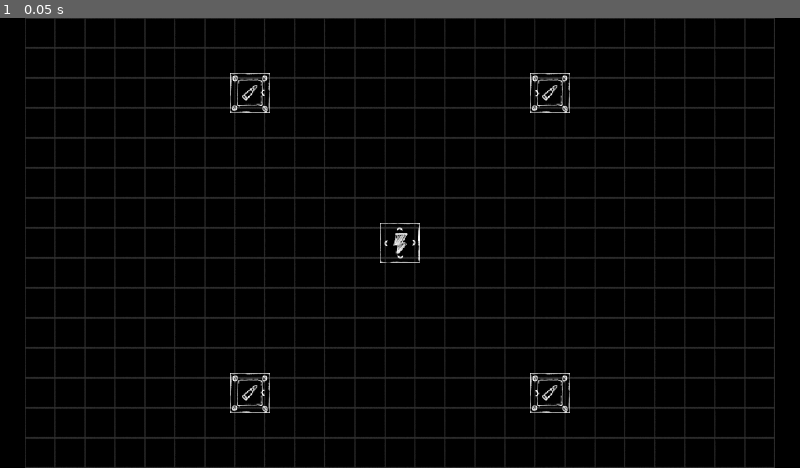
Above: before the commit, frame 1.
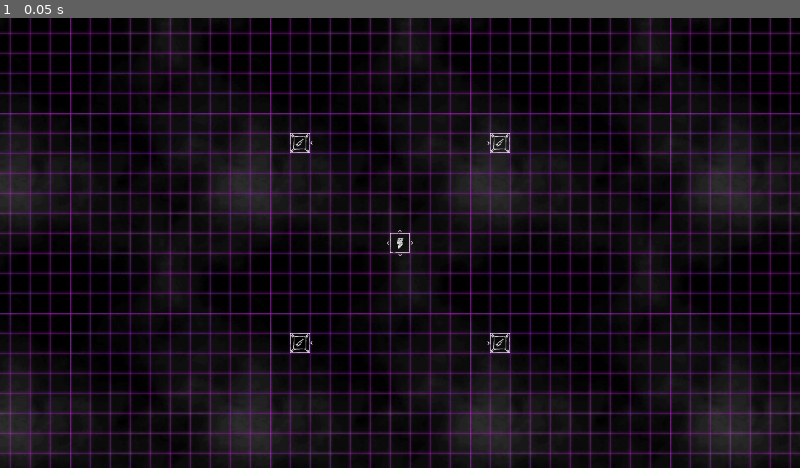
Above: after the commit, the same moment.

Repository: RafeHall/lame_jam
Game: Godot game, scene res://menus/circuit_board/circuit_board_menu.tscn
Two runs of this game, one before a commit and one after it. Both use one fixed random seed, a clock stepped at 60 frames per second and the inputs below.
Inputs:
- Up to frame 1 (0.05 s): no input

The runs differ from the first frame. In frame 1, 37% of the frame differs, in the area x 0-100%, y 0-100%.

Commit message:
Added overworld, overworld menu and game menu

Diff:
--- a/menus/circuit_board/circuit_board.gd
+++ b/menus/circuit_board/circuit_board.gd
@@ -39,6 +39,8 @@
 	place_component(Vector2i(TURRET_OFFSET, -TURRET_OFFSET), components.turret, Component.Side.RIGHT);
 	place_component(Vector2i(-TURRET_OFFSET, -TURRET_OFFSET), components.turret, Component.Side.LEFT);
 	place_component(Vector2i(-TURRET_OFFSET, TURRET_OFFSET), components.turret, Component.Side.LEFT);
+
+#	place_wire();
 
 
 func valid_component_placement(coord: Vector2i, component: Component, direction: Component.Side = Component.Side.UP) -> bool:
--- a/menus/circuit_board/circuit_board.tscn
+++ b/menus/circuit_board/circuit_board.tscn
@@ -1,18 +1,323 @@
-[gd_scene load_steps=6 format=3 uid="uid://ccyu05nqo6vqk"]
-
+[gd_scene load_steps=7 format=3 uid="uid://ccyu05nqo6vqk"]
+
+[ext_resource type="Texture2D" uid="uid://boreltwg2tkvh" path="res://sprites/player/ui/grid2.png" id="1_wbx28"]
 [ext_resource type="Script" path="res://menus/circuit_board/circuit_board.gd" id="2_4ey3b"]
+[ext_resource type="Texture2D" uid="uid://cffbp8jdj5ytk" path="res://sprites/player/ui/grid1.png" id="2_syhgd"]
 [ext_resource type="PackedScene" uid="uid://gjkl0800j2pj" path="res://components/ports/input_port.tscn" id="3_8vcd8"]
 [ext_resource type="Resource" uid="uid://b2oiaj6phhovw" path="res://components/components.tres" id="3_dponn"]
 [ext_resource type="PackedScene" uid="uid://d3jd1qqbty6jb" path="res://components/ports/output_port.tscn" id="4_6l88j"]
-[ext_resource type="Texture2D" uid="uid://dpsfkjrelxqdg" path="res://components/testing_background.png" id="5_86pvk"]
 
 [node name="CircuitBoard" type="Node"]
 
-[node name="TestingBackground" type="Sprite2D" parent="."]
-texture = ExtResource("5_86pvk")
+[node name="Background" type="Node2D" parent="."]
+
+[node name="Grid2" type="Sprite2D" parent="Background"]
+position = Vector2(-32, -32)
+texture = ExtResource("1_wbx28")
+
+[node name="Grid6" type="Sprite2D" parent="Background"]
+position = Vector2(736, -32)
+texture = ExtResource("1_wbx28")
+
+[node name="Grid7" type="Sprite2D" parent="Background"]
+position = Vector2(736, 736)
+texture = ExtResource("1_wbx28")
+
+[node name="Grid8" type="Sprite2D" parent="Background"]
+position = Vector2(-32, 736)
+texture = ExtResource("1_wbx28")
+
+[node name="Grid57" type="Sprite2D" parent="Background"]
+position = Vector2(-1564, -1564)
+texture = ExtResource("1_wbx28")
+
+[node name="Grid58" type="Sprite2D" parent="Background"]
+position = Vector2(-796, -1564)
+texture = ExtResource("1_wbx28")
+
+[node name="Grid59" type="Sprite2D" parent="Background"]
+position = Vector2(-796, -796)
+texture = ExtResource("1_wbx28")
+
+[node name="Grid60" type="Sprite2D" parent="Background"]
+position = Vector2(-1564, -796)
+texture = ExtResource("1_wbx28")
+
+[node name="Grid61" type="Sprite2D" parent="Background"]
+position = Vector2(-1564, -28)
+texture = ExtResource("1_wbx28")
+
+[node name="Grid62" type="Sprite2D" parent="Background"]
+position = Vector2(-796, -28)
+texture = ExtResource("1_wbx28")
+
+[node name="Grid63" type="Sprite2D" parent="Background"]
+position = Vector2(-796, 740)
+texture = ExtResource("1_wbx28")
+
+[node name="Grid64" type="Sprite2D" parent="Background"]
+position = Vector2(-1564, 740)
+texture = ExtResource("1_wbx28")
+
+[node name="Grid65" type="Sprite2D" parent="Background"]
+position = Vector2(-1564, 1508)
+texture = ExtResource("1_wbx28")
+
+[node name="Grid66" type="Sprite2D" parent="Background"]
+position = Vector2(-796, 1508)
+texture = ExtResource("1_wbx28")
+
+[node name="Grid67" type="Sprite2D" parent="Background"]
+position = Vector2(-796, 2276)
+texture = ExtResource("1_wbx28")
+
+[node name="Grid68" type="Sprite2D" parent="Background"]
+position = Vector2(-1564, 2276)
+texture = ExtResource("1_wbx28")
+
+[node name="Grid69" type="Sprite2D" parent="Background"]
+position = Vector2(-28, 1508)
+texture = ExtResource("1_wbx28")
+
+[node name="Grid70" type="Sprite2D" parent="Background"]
+position = Vector2(740, 1508)
+texture = ExtResource("1_wbx28")
+
+[node name="Grid71" type="Sprite2D" parent="Background"]
+position = Vector2(740, 2276)
+texture = ExtResource("1_wbx28")
+
+[node name="Grid72" type="Sprite2D" parent="Background"]
+position = Vector2(-28, 2276)
+texture = ExtResource("1_wbx28")
+
+[node name="Grid73" type="Sprite2D" parent="Background"]
+position = Vector2(1508, 1508)
+texture = ExtResource("1_wbx28")
+
+[node name="Grid74" type="Sprite2D" parent="Background"]
+position = Vector2(2276, 1508)
+texture = ExtResource("1_wbx28")
+
+[node name="Grid75" type="Sprite2D" parent="Background"]
+position = Vector2(2276, 2276)
+texture = ExtResource("1_wbx28")
+
+[node name="Grid76" type="Sprite2D" parent="Background"]
+position = Vector2(1508, 2276)
+texture = ExtResource("1_wbx28")
+
+[node name="Grid41" type="Sprite2D" parent="Background"]
+position = Vector2(1508, -28)
+texture = ExtResource("1_wbx28")
+
+[node name="Grid42" type="Sprite2D" parent="Background"]
+position = Vector2(2276, -28)
+texture = ExtResource("1_wbx28")
+
+[node name="Grid43" type="Sprite2D" parent="Background"]
+position = Vector2(2276, 740)
+texture = ExtResource("1_wbx28")
+
+[node name="Grid44" type="Sprite2D" parent="Background"]
+position = Vector2(1508, 740)
+texture = ExtResource("1_wbx28")
+
+[node name="Grid45" type="Sprite2D" parent="Background"]
+position = Vector2(1508, -1564)
+texture = ExtResource("1_wbx28")
+
+[node name="Grid46" type="Sprite2D" parent="Background"]
+position = Vector2(2276, -1564)
+texture = ExtResource("1_wbx28")
+
+[node name="Grid47" type="Sprite2D" parent="Background"]
+position = Vector2(2276, -796)
+texture = ExtResource("1_wbx28")
+
+[node name="Grid48" type="Sprite2D" parent="Background"]
+position = Vector2(1508, -796)
+texture = ExtResource("1_wbx28")
+
+[node name="Grid49" type="Sprite2D" parent="Background"]
+position = Vector2(-28, -1564)
+texture = ExtResource("1_wbx28")
+
+[node name="Grid50" type="Sprite2D" parent="Background"]
+position = Vector2(740, -1564)
+texture = ExtResource("1_wbx28")
+
+[node name="Grid51" type="Sprite2D" parent="Background"]
+position = Vector2(740, -796)
+texture = ExtResource("1_wbx28")
+
+[node name="Grid52" type="Sprite2D" parent="Background"]
+position = Vector2(-28, -796)
+texture = ExtResource("1_wbx28")
+
+[node name="Grid53" type="Sprite2D" parent="Background"]
+position = Vector2(-28, -1564)
+texture = ExtResource("1_wbx28")
+
+[node name="Grid54" type="Sprite2D" parent="Background"]
+position = Vector2(740, -1564)
+texture = ExtResource("1_wbx28")
+
+[node name="Grid55" type="Sprite2D" parent="Background"]
+position = Vector2(740, -796)
+texture = ExtResource("1_wbx28")
+
+[node name="Grid56" type="Sprite2D" parent="Background"]
+position = Vector2(-28, -796)
+texture = ExtResource("1_wbx28")
+
+[node name="Grid1" type="Sprite2D" parent="Background"]
+position = Vector2(-96, -96)
+texture = ExtResource("2_syhgd")
+
+[node name="Grid3" type="Sprite2D" parent="Background"]
+position = Vector2(544, -96)
+texture = ExtResource("2_syhgd")
+
+[node name="Grid4" type="Sprite2D" parent="Background"]
+position = Vector2(544, 544)
+texture = ExtResource("2_syhgd")
+
+[node name="Grid5" type="Sprite2D" parent="Background"]
+position = Vector2(-96, 544)
+texture = ExtResource("2_syhgd")
+
+[node name="Grid9" type="Sprite2D" parent="Background"]
+position = Vector2(1184, -96)
+texture = ExtResource("2_syhgd")
+
+[node name="Grid10" type="Sprite2D" parent="Background"]
+position = Vector2(1824, -96)
+texture = ExtResource("2_syhgd")
+
+[node name="Grid11" type="Sprite2D" parent="Background"]
+position = Vector2(1824, 544)
+texture = ExtResource("2_syhgd")
+
+[node name="Grid12" type="Sprite2D" parent="Background"]
+position = Vector2(1184, 544)
+texture = ExtResource("2_syhgd")
+
+[node name="Grid13" type="Sprite2D" parent="Background"]
+position = Vector2(1184, 1184)
+texture = ExtResource("2_syhgd")
+
+[node name="Grid14" type="Sprite2D" parent="Background"]
+position = Vector2(1824, 1184)
+texture = ExtResource("2_syhgd")
+
+[node name="Grid15" type="Sprite2D" parent="Background"]
+position = Vector2(1824, 1824)
+texture = ExtResource("2_syhgd")
+
+[node name="Grid16" type="Sprite2D" parent="Background"]
+position = Vector2(1184, 1824)
+texture = ExtResource("2_syhgd")
+
+[node name="Grid17" type="Sprite2D" parent="Background"]
+position = Vector2(-96, 1184)
+texture = ExtResource("2_syhgd")
+
+[node name="Grid18" type="Sprite2D" parent="Background"]
+position = Vector2(544, 1184)
+texture = ExtResource("2_syhgd")
+
+[node name="Grid19" type="Sprite2D" parent="Background"]
+position = Vector2(544, 1824)
+texture = ExtResource("2_syhgd")
+
+[node name="Grid20" type="Sprite2D" parent="Background"]
+position = Vector2(-96, 1824)
+texture = ExtResource("2_syhgd")
+
+[node name="Grid21" type="Sprite2D" parent="Background"]
+position = Vector2(-1376, 1184)
+texture = ExtResource("2_syhgd")
+
+[node name="Grid22" type="Sprite2D" parent="Background"]
+position = Vector2(-736, 1184)
+texture = ExtResource("2_syhgd")
+
+[node name="Grid23" type="Sprite2D" parent="Background"]
+position = Vector2(-736, 1824)
+texture = ExtResource("2_syhgd")
+
+[node name="Grid24" type="Sprite2D" parent="Background"]
+position = Vector2(-1376, 1824)
+texture = ExtResource("2_syhgd")
+
+[node name="Grid25" type="Sprite2D" parent="Background"]
+position = Vector2(-1376, -96)
+texture = ExtResource("2_syhgd")
+
+[node name="Grid26" type="Sprite2D" parent="Background"]
+position = Vector2(-736, -96)
+texture = ExtResource("2_syhgd")
+
+[node name="Grid27" type="Sprite2D" parent="Background"]
+position = Vector2(-736, 544)
+texture = ExtResource("2_syhgd")
+
+[node name="Grid28" type="Sprite2D" parent="Background"]
+position = Vector2(-1376, 544)
+texture = ExtResource("2_syhgd")
+
+[node name="Grid29" type="Sprite2D" parent="Background"]
+position = Vector2(-1376, -1376)
+texture = ExtResource("2_syhgd")
+
+[node name="Grid30" type="Sprite2D" parent="Background"]
+position = Vector2(-736, -1376)
+texture = ExtResource("2_syhgd")
+
+[node name="Grid31" type="Sprite2D" parent="Background"]
+position = Vector2(-736, -736)
+texture = ExtResource("2_syhgd")
+
+[node name="Grid32" type="Sprite2D" parent="Background"]
+position = Vector2(-1376, -736)
+texture = ExtResource("2_syhgd")
+
+[node name="Grid33" type="Sprite2D" parent="Background"]
+position = Vector2(-96, -1376)
+texture = ExtResource("2_syhgd")
+
+[node name="Grid34" type="Sprite2D" parent="Background"]
+position = Vector2(544, -1376)
+texture = ExtResource("2_syhgd")
+
+[node name="Grid35" type="Sprite2D" parent="Background"]
+position = Vector2(544, -736)
+texture = ExtResource("2_syhgd")
+
+[node name="Grid36" type="Sprite2D" parent="Background"]
+position = Vector2(-96, -736)
+texture = ExtResource("2_syhgd")
+
+[node name="Grid37" type="Sprite2D" parent="Background"]
+position = Vector2(1184, -1376)
+texture = ExtResource("2_syhgd")
+
+[node name="Grid38" type="Sprite2D" parent="Background"]
+position = Vector2(1824, -1376)
+texture = ExtResource("2_syhgd")
+
+[node name="Grid39" type="Sprite2D" parent="Background"]
+position = Vector2(1824, -736)
+texture = ExtResource("2_syhgd")
+
+[node name="Grid40" type="Sprite2D" parent="Background"]
+position = Vector2(1184, -736)
+texture = ExtResource("2_syhgd")
 
 [node name="Board" type="Node2D" parent="."]
 script = ExtResource("2_4ey3b")
+tile_size = Vector2i(64, 64)
 components = ExtResource("3_dponn")
 input_port_node = ExtResource("3_8vcd8")
 output_port_node = ExtResource("4_6l88j")
@@ -24,3 +329,4 @@
 [node name="Components" type="Node2D" parent="Board"]
 
 [node name="Camera2D" type="Camera2D" parent="."]
+zoom = Vector2(0.5, 0.5)
--- a/menus/circuit_board/circuit_board_menu.tscn
+++ b/menus/circuit_board/circuit_board_menu.tscn
@@ -2,8 +2,7 @@
 
 [ext_resource type="PackedScene" uid="uid://ccyu05nqo6vqk" path="res://menus/circuit_board/circuit_board.tscn" id="1_va7nl"]
 
-[node name="CircuitBoardMenu" type="Control"]
-layout_mode = 3
+[node name="CircuitBoardMenu" type="HBoxContainer"]
 anchors_preset = 15
 anchor_right = 1.0
 anchor_bottom = 1.0
@@ -11,17 +10,12 @@
 grow_vertical = 2
 
 [node name="SubViewportContainer" type="SubViewportContainer" parent="."]
-layout_mode = 1
-anchors_preset = 15
-anchor_right = 1.0
-anchor_bottom = 1.0
-grow_horizontal = 2
-grow_vertical = 2
+layout_mode = 2
+size_flags_horizontal = 3
 stretch = true
 
 [node name="SubViewport" type="SubViewport" parent="SubViewportContainer"]
 handle_input_locally = false
 size = Vector2i(1280, 720)
-render_target_update_mode = 4
 
 [node name="CircuitBoard" parent="SubViewportContainer/SubViewport" instance=ExtResource("1_va7nl")]
--- /dev/null
+++ b/menus/game_menu/game_menu.tscn
@@ -0,0 +1,48 @@
+[gd_scene load_steps=3 format=3 uid="uid://bkflb6d4eg5lb"]
+
+[ext_resource type="PackedScene" uid="uid://bns5i1pmnbwyc" path="res://menus/overworld/overworld_menu.tscn" id="1_1bysd"]
+[ext_resource type="PackedScene" uid="uid://jjkx153xt7v0" path="res://menus/circuit_board/circuit_board_menu.tscn" id="1_msuc0"]
+
+[node name="GameMenu" type="Control"]
+layout_mode = 3
+anchors_preset = 15
+anchor_right = 1.0
+anchor_bottom = 1.0
+grow_horizontal = 2
+grow_vertical = 2
+
+[node name="VBoxContainer" type="VBoxContainer" parent="."]
+layout_mode = 1
+anchors_preset = 15
+anchor_right = 1.0
+anchor_bottom = 1.0
+grow_horizontal = 2
+grow_vertical = 2
+
+[node name="OverworldMenu" parent="VBoxContainer" instance=ExtResource("1_1bysd")]
+layout_mode = 2
+size_flags_vertical = 3
+
+[node name="Menu" type="HBoxContainer" parent="VBoxContainer"]
+layout_mode = 2
+size_flags_vertical = 3
+
+[node name="Statistics" type="VBoxContainer" parent="VBoxContainer/Menu"]
+layout_mode = 2
+size_flags_horizontal = 3
+
+[node name="Health" type="TextureProgressBar" parent="VBoxContainer/Menu/Statistics"]
+layout_mode = 2
+
+[node name="Wave" type="TextureProgressBar" parent="VBoxContainer/Menu/Statistics"]
+layout_mode = 2
+
+[node name="Radar" type="Control" parent="VBoxContainer/Menu/Statistics"]
+layout_mode = 2
+
+[node name="CircuitBoardMenu" parent="VBoxContainer/Menu" instance=ExtResource("1_msuc0")]
+layout_mode = 2
+size_flags_horizontal = 3
+
+[node name="Buttons" type="VBoxContainer" parent="VBoxContainer/Menu"]
+layout_mode = 2
--- /dev/null
+++ b/menus/overworld/overworld.tscn
@@ -0,0 +1,3 @@
+[gd_scene format=3 uid="uid://ohte8duwmnlx"]
+
+[node name="Overworld" type="Node"]
--- /dev/null
+++ b/menus/overworld/overworld_menu.tscn
@@ -0,0 +1,25 @@
+[gd_scene load_steps=2 format=3 uid="uid://bns5i1pmnbwyc"]
+
+[ext_resource type="PackedScene" uid="uid://ohte8duwmnlx" path="res://menus/overworld/overworld.tscn" id="1_wat0d"]
+
+[node name="OverworldMenu" type="Control"]
+layout_mode = 3
+anchors_preset = 15
+anchor_right = 1.0
+anchor_bottom = 1.0
+grow_horizontal = 2
+grow_vertical = 2
+
+[node name="SubViewportContainer" type="SubViewportContainer" parent="."]
+layout_mode = 1
+anchors_preset = 15
+anchor_right = 1.0
+anchor_bottom = 1.0
+grow_horizontal = 2
+grow_vertical = 2
+
+[node name="SubViewport" type="SubViewport" parent="SubViewportContainer"]
+handle_input_locally = false
+render_target_update_mode = 4
+
+[node name="Overworld" parent="SubViewportContainer/SubViewport" instance=ExtResource("1_wat0d")]
